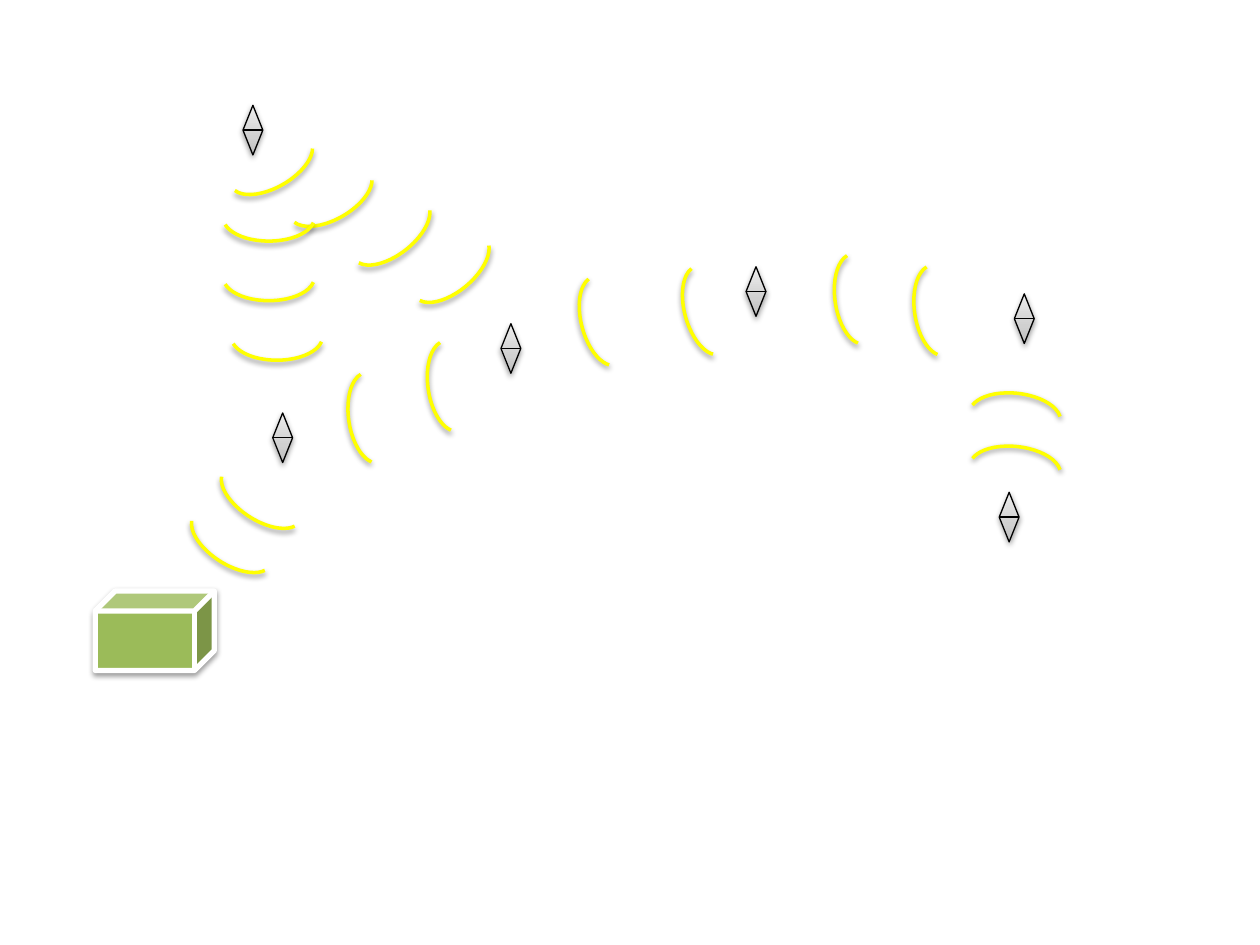
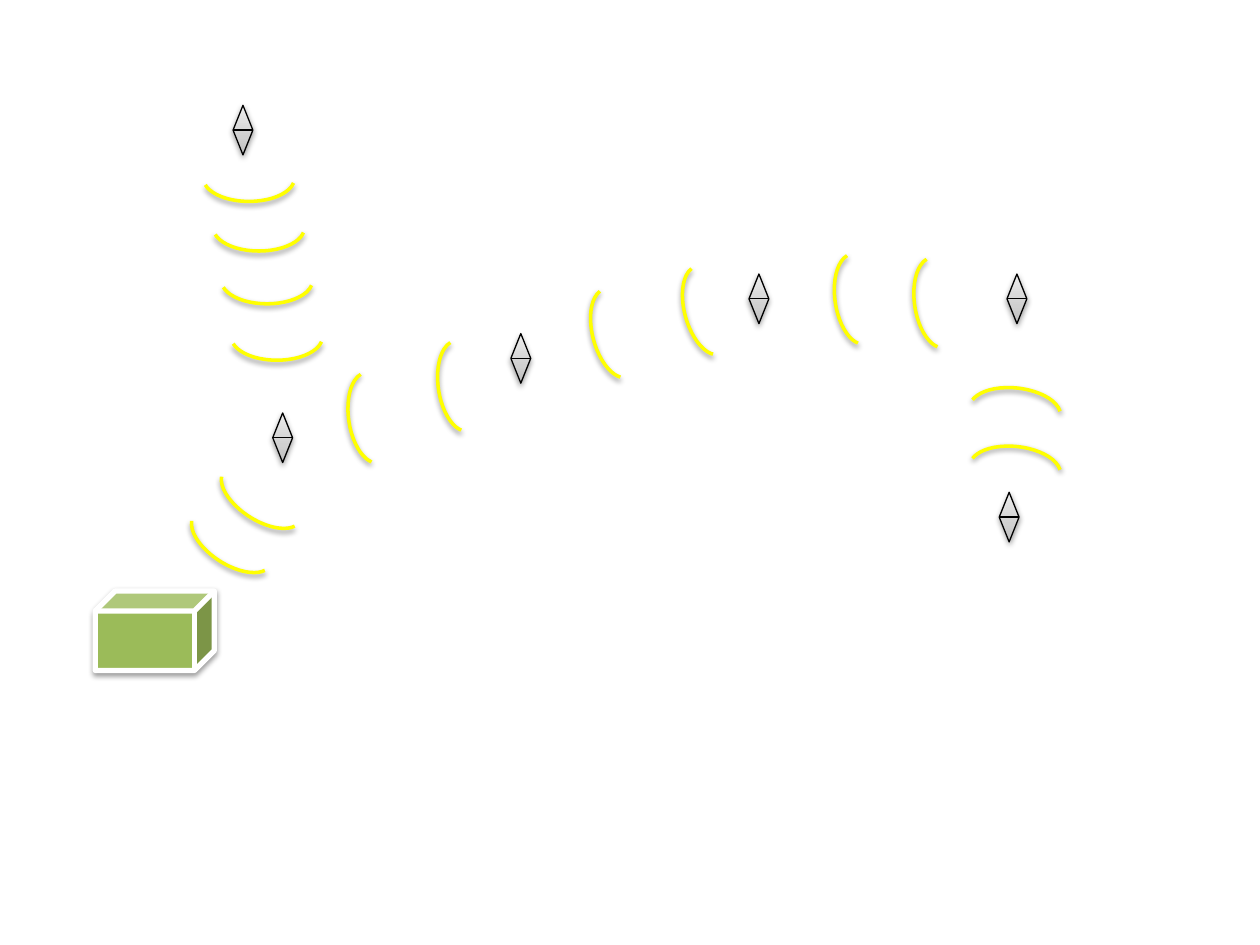
Before and after one commit to bjornops/sw513e15, a slide deck: slide 1 of Rapport/figures/Golf_course_1_representation.pptx. Drawn at 1260x945 pixels with LibreOffice and Linux fonts; fonts in the diff are those of the drawing. Boxes give left, top, right and bottom in pixels: in the first picture for what was removed or moved away, otherwise in the second. Text is boxed around its words. In the diff, an @@ line names an element or a change of style, - is before the commit and + after.

```diff
--- a/Rapport/figures/Golf_course_1_representation.pptx
+++ b/Rapport/figures/Golf_course_1_representation.pptx
@@ flow chart sort: place and size @@
-flow chart sort at (243,106,263,155)
+flow chart sort at (233,106,253,155)
@@ arc (boxed as its full ellipse) at (203,154,294,201): mirrored; rotation 60 to 270 degrees @@
@@ arc (boxed as its full ellipse) removed at (280,153,382,238) @@
@@ arc (boxed as its full ellipse): place and size @@
-arc (boxed as its full ellipse) at (224,195,314,241)
+arc (boxed as its full ellipse) at (214,205,304,251)
@@ arc (boxed as its full ellipse) removed at (341,186,441,278) @@
@@ arc (boxed as its full ellipse) removed at (402,221,501,315) @@
@@ arc (boxed as its full ellipse): place and size @@
-arc (boxed as its full ellipse) at (224,254,314,301)
+arc (boxed as its full ellipse) at (221,258,312,304)
@@ arc (boxed as its full ellipse): place and size @@
-arc (boxed as its full ellipse) at (908,262,968,358)
+arc (boxed as its full ellipse) at (908,254,968,351)
@@ arc (boxed as its full ellipse): place and size @@
-arc (boxed as its full ellipse) at (570,272,638,371)
+arc (boxed as its full ellipse) at (581,283,650,382)
@@ flow chart sort: place and size @@
-flow chart sort at (746,267,766,316)
+flow chart sort at (748,275,769,324)
@@ flow chart sort: place and size @@
-flow chart sort at (1014,294,1034,343)
+flow chart sort at (1007,275,1027,324)
@@ arc (boxed as its full ellipse): place and size @@
-arc (boxed as its full ellipse) at (422,337,481,434)
+arc (boxed as its full ellipse) at (432,337,491,434)
@@ flow chart sort: place and size @@
-flow chart sort at (501,324,522,373)
+flow chart sort at (512,334,532,383)
@@ arc (boxed as its full ellipse): place and size @@
-arc (boxed as its full ellipse) at (967,388,1063,444)
+arc (boxed as its full ellipse) at (967,383,1063,439)
```
Also in this commit, not shown: 2 other files.
